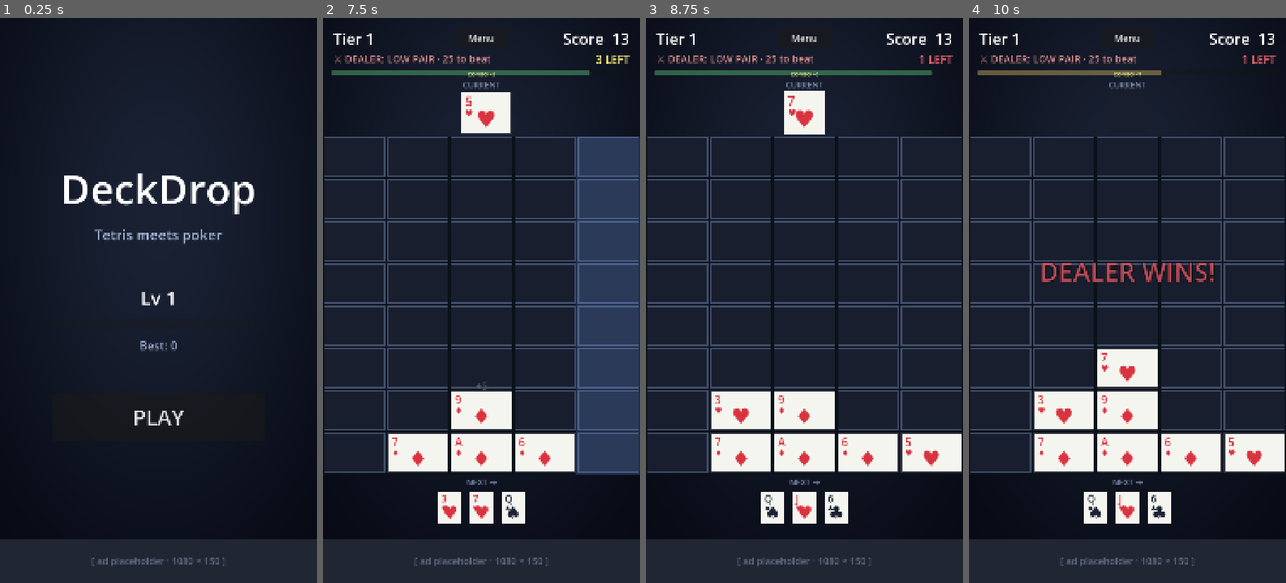
Above: before the commit, frames 1-4 (left to right).
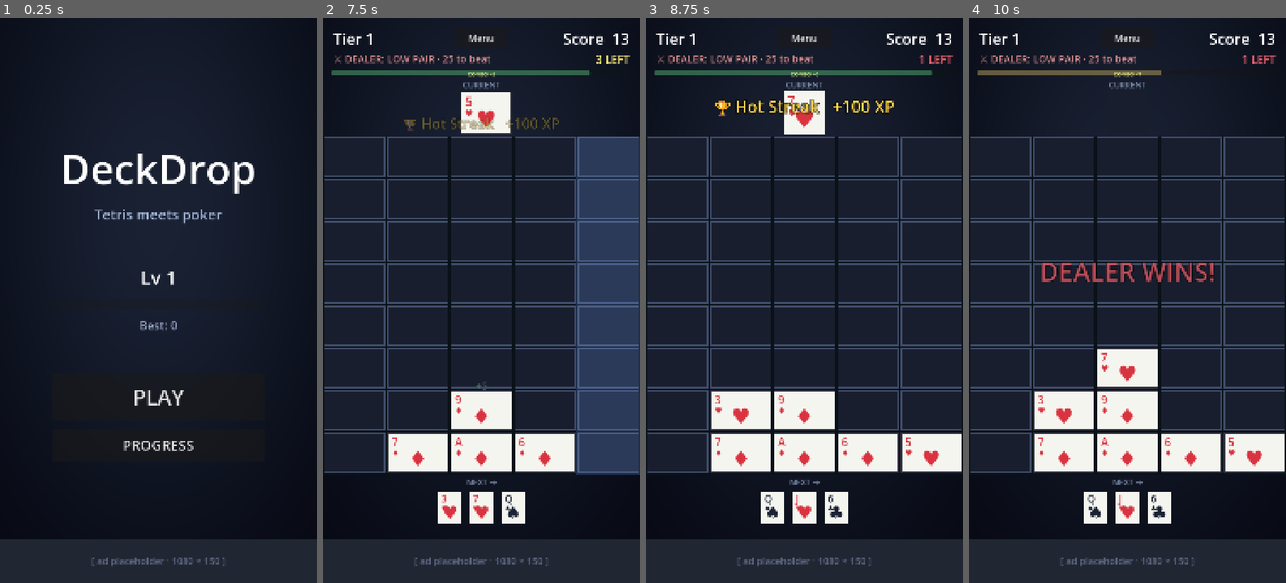
Above: after the commit, the same moments.

Repository: KrisCagle/Godot-CardStack
Game: Godot game, scene res://scenes/Title.tscn
Same seed, same stepped clock (60 frames per second), same inputs: the game is played once before the commit and once after it.
Inputs (mouse positions are in pixels of both pictures, inside the frame that each line leads up to):
- Up to frame 1 (0.25 s): no input
- Up to frame 2 (7.5 s): click (481, 447) at 0.5 s, where only the run after the commit has a clickable "PROGRESS"; click (481, 509) at 1.25 s, where only the run after the commit has a clickable "BACK"; click "PLAY" at 2 s; click "Menu" at 2.75 s; click "PLAY" at 3.5 s; tap Enter at 4.25 s; move the mouse to (481, 306) at 4.27 s; click (481, 306) at 4.42 s; move the mouse to (418, 328) at 5.02 s; click (418, 328) at 5.17 s; move the mouse to (513, 176) at 5.77 s; click (513, 176) at 5.92 s; move the mouse to (465, 413) at 6.52 s; click (465, 413) at 6.67 s; move the mouse to (576, 385) at 7.27 s; click (576, 385) at 7.42 s
- Up to frame 3 (8.75 s): move the mouse to (709, 215) at 8.02 s; click (709, 215) at 8.17 s
- Up to frame 4 (10 s): move the mouse to (1143, 300) at 8.77 s; click (1143, 300) at 8.92 s; move the mouse to (1079, 159) at 9.52 s; click (1079, 159) at 9.67 s

The runs differ from the first frame. In frame 1, 4.1% of the frame differs, in the area x 20-81%, y 24-77%; in frame 2, 0.4%; in frame 3, 0.7%; in frame 4, nothing differs.

Commit message:
Add achievements + lifetime stats with Progress panel
SaveData extensions:
  - stats: dict of lifetime counters (runs, score, cards placed, hands
    cleared, jokers, bombs, highest_combo, best dealer tier, best
    cascade tier, longest run). DEFAULT_STATS auto-migrates old saves.
  - achievements: dict of id -> claimed bool.
  - Helpers: get_stat, increment_stat, update_max_stat,
    claim_achievement, is_achievement_unlocked, unlocked_achievement_count.

Achievements (scripts/achievements.gd): static registry of 9 entries
{id, name, desc, xp}. From easy (First Blood +50) to hard (Royalty
+500). Centenarian at player Lv 10 rewards long-term play.

game.gd event hooks:
  - bombs_away on bomb detonation
  - wild_thing when a scoring group contains a Joker
  - hot_streak on combo ≥5 (centralized into new _update_combo_state
    so bomb + normal paths share the rule)
  - first_dealer / marathon on dealer round outcomes
  - triple_cascade when cascade reaches tier 3
  - big_spender when score crosses 5,000
  - royal_flush on a Royal Flush clear
  - centenarian on end-of-run if level ≥10

Achievement unlock → gold "🏆 NAME +N XP" toast mid-screen, awards XP,
prints to console. Stats counters update during play; SaveData persists
on every change.

ProgressPanel (scenes/ProgressPanel.tscn + scripts/progress_panel.gd):
modal overlay with two sections — Lifetime Stats (label/value rows
for all 11 stats) and Achievements (scrolling list with locked/unlocked
styling and an "N / 9 UNLOCKED" header). Populates from SaveData each
time it's shown. Title gets a PROGRESS button below PLAY that lazy-
instances the panel.

Diff:
--- /dev/null
+++ b/DeckDrop/scenes/ProgressPanel.tscn
@@ -0,0 +1,98 @@
+[gd_scene load_steps=2 format=3 uid="uid://deckdrop_progress"]
+
+[ext_resource type="Script" path="res://scripts/progress_panel.gd" id="1_progress"]
+
+[node name="ProgressPanel" type="Control"]
+layout_mode = 3
+anchors_preset = 15
+anchor_right = 1.0
+anchor_bottom = 1.0
+script = ExtResource("1_progress")
+
+[node name="Backdrop" type="ColorRect" parent="."]
+layout_mode = 1
+anchors_preset = 15
+anchor_right = 1.0
+anchor_bottom = 1.0
+color = Color(0, 0, 0, 0.78)
+
+[node name="Panel" type="Panel" parent="."]
+layout_mode = 1
+anchor_left = 0.5
+anchor_top = 0.5
+anchor_right = 0.5
+anchor_bottom = 0.5
+offset_left = -480.0
+offset_top = -820.0
+offset_right = 480.0
+offset_bottom = 820.0
+
+[node name="VBox" type="VBoxContainer" parent="Panel"]
+layout_mode = 1
+anchors_preset = 15
+anchor_right = 1.0
+anchor_bottom = 1.0
+offset_left = 50.0
+offset_top = 50.0
+offset_right = -50.0
+offset_bottom = -50.0
+theme_override_constants/separation = 18
+
+[node name="Title" type="Label" parent="Panel/VBox"]
+layout_mode = 2
+text = "PROGRESS"
+horizontal_alignment = 1
+theme_override_font_sizes/font_size = 80
+
+[node name="StatsSection" type="VBoxContainer" parent="Panel/VBox"]
+layout_mode = 2
+theme_override_constants/separation = 6
+
+[node name="StatsTitle" type="Label" parent="Panel/VBox/StatsSection"]
+layout_mode = 2
+modulate = Color(0.55, 0.62, 0.78, 1)
+text = "LIFETIME STATS"
+horizontal_alignment = 1
+theme_override_font_sizes/font_size = 32
+
+[node name="StatsVBox" type="VBoxContainer" parent="Panel/VBox/StatsSection"]
+layout_mode = 2
+theme_override_constants/separation = 4
+
+[node name="Spacer" type="Control" parent="Panel/VBox"]
+custom_minimum_size = Vector2(0, 16)
+layout_mode = 2
+
+[node name="AchievementsSection" type="VBoxContainer" parent="Panel/VBox"]
+layout_mode = 2
+size_flags_vertical = 3
+theme_override_constants/separation = 6
+
+[node name="AchievementsTitle" type="Label" parent="Panel/VBox/AchievementsSection"]
+layout_mode = 2
+modulate = Color(0.55, 0.62, 0.78, 1)
+text = "ACHIEVEMENTS"
+horizontal_alignment = 1
+theme_override_font_sizes/font_size = 32
+
+[node name="UnlockedLabel" type="Label" parent="Panel/VBox/AchievementsSection"]
+layout_mode = 2
+modulate = Color(0.70, 0.78, 0.92, 1)
+text = "0 / 9 UNLOCKED"
+horizontal_alignment = 1
+theme_override_font_sizes/font_size = 24
+
+[node name="AchievementsScroll" type="ScrollContainer" parent="Panel/VBox/AchievementsSection"]
+layout_mode = 2
+size_flags_vertical = 3
+
+[node name="AchievementsVBox" type="VBoxContainer" parent="Panel/VBox/AchievementsSection/AchievementsScroll"]
+layout_mode = 2
+size_flags_horizontal = 3
+theme_override_constants/separation = 8
+
+[node name="BackButton" type="Button" parent="Panel/VBox"]
+custom_minimum_size = Vector2(0, 120)
+layout_mode = 2
+text = "BACK"
+theme_override_font_sizes/font_size = 48
--- a/DeckDrop/scenes/Title.tscn
+++ b/DeckDrop/scenes/Title.tscn
@@ -82,6 +82,12 @@
 text = "PLAY"
 theme_override_font_sizes/font_size = 72
 
+[node name="ProgressButton" type="Button" parent="CenterColumn"]
+custom_minimum_size = Vector2(0, 110)
+layout_mode = 2
+text = "PROGRESS"
+theme_override_font_sizes/font_size = 48
+
 [node name="AdPlaceholder" type="ColorRect" parent="."]
 layout_mode = 1
 anchors_preset = 12
--- /dev/null
+++ b/DeckDrop/scripts/achievements.gd
@@ -0,0 +1,24 @@
+class_name Achievements
+extends RefCounted
+## Static achievement registry. Each entry: {id, name, desc, xp}.
+## game.gd calls SaveData.claim_achievement(id) at the right event; if claimed
+## for the first time, the caller awards `xp` and shows the unlock popup.
+
+const LIST := [
+	{"id": "first_dealer",  "name": "First Blood",   "desc": "Beat your first dealer round",   "xp": 50},
+	{"id": "wild_thing",    "name": "Wild Thing",    "desc": "Score a hand using a Joker",     "xp": 75},
+	{"id": "bombs_away",    "name": "Bombs Away",    "desc": "Detonate your first Bomb",       "xp": 50},
+	{"id": "hot_streak",    "name": "Hot Streak",    "desc": "Reach combo ×5",                 "xp": 100},
+	{"id": "triple_cascade","name": "Avalanche",     "desc": "Trigger a 3-tier cascade",       "xp": 100},
+	{"id": "big_spender",   "name": "Big Spender",   "desc": "Score 5,000 in one run",         "xp": 200},
+	{"id": "marathon",      "name": "Marathon",      "desc": "Survive to dealer tier 5",       "xp": 200},
+	{"id": "royal_flush",   "name": "Royalty",       "desc": "Clear a Royal Flush",            "xp": 500},
+	{"id": "centenarian",   "name": "Centenarian",   "desc": "Reach player level 10",          "xp": 300},
+]
+
+
+static func by_id(id: String) -> Dictionary:
+	for a in LIST:
+		if String(a.id) == id:
+			return a
+	return {}
--- a/DeckDrop/scripts/game.gd
+++ b/DeckDrop/scripts/game.gd
@@ -15,6 +15,10 @@
 ## Game over: triggered by column overflow OR dealer-round loss. End-of-run
 ## hands XP to SaveData (score/100 + first-time-hand bonuses) and shows the
 ## GameOverPanel with the relevant reason.
+##
+## Lifetime stats + Achievements: events through the run feed into SaveData
+## counters and unlock checks. Newly-unlocked achievements pop a gold toast
+## mid-screen and grant their bonus XP immediately.
 
 const PREVIEW_SIZE := 3
 const DROP_DURATION := 0.26
@@ -72,7 +76,8 @@
 var _dealer_target: Dictionary = {}
 var _round_placements: int = 0
 var _round_best_score: int = 0
-var _dealer_tier: int = 1  # what tier dealer is currently scaled to
+var _dealer_tier: int = 1
+var _run_placements: int = 0  # total placements this run (for stats)
 
 var _shake_tween: Tween = null
 var _shake_orig: Vector2 = Vector2.ZERO
@@ -105,10 +110,10 @@
 	_round_best_score = 0
 	_dealer_tier = 1
 	_dealer_target = Dealer.target_for_tier(_dealer_tier)
+	_run_placements = 0
 	_displayed_score = 0
 	if _score_tween != null and _score_tween.is_valid():
 		_score_tween.kill()
-	# Now draw initial hand (tier-aware so specials can appear from card 1).
 	_preview.clear()
 	for i in PREVIEW_SIZE:
 		_preview.append(_draw_card_with_specials())
@@ -131,7 +136,6 @@
 	if _is_animating or _game_over or _current == null:
 		return
 
-	# Bombs follow a different placement path: drop into any column, clear it.
 	if _current.is_bomb:
 		await _drop_bomb(col)
 		return
@@ -141,13 +145,7 @@
 		print("[game] column %d full" % col)
 		return
 
-	# Combo update happens BEFORE scoring so the cascade picks up the new value.
-	if _combo_timer > 0.0:
-		_combo += 1
-		if _combo == 2:
-			Sfx.play("combo")
-	else:
-		_combo = 1
+	_update_combo_state()
 
 	_is_animating = true
 	var placed := _current
@@ -155,6 +153,7 @@
 	Sfx.play("place")
 	playfield.place_card(placed, col)
 	_apply_placement_bonuses(col, target_row, placed)
+	_on_placement_recorded(placed)
 	await _process_cascades()
 	_check_tier_up()
 
@@ -162,7 +161,6 @@
 		_end_run("column_overflow")
 		return
 
-	# Dealer round
 	_round_placements += 1
 	if _round_placements >= ROUND_LENGTH:
 		await _evaluate_round()
@@ -206,6 +204,9 @@
 			break
 		cascade_tier += 1
 		Sfx.play("clear")
+		SaveData.update_max_stat("highest_cascade_tier", cascade_tier)
+		if cascade_tier >= 3:
+			_try_achievement("triple_cascade")
 		var tier_mult := 1.0 + float(cascade_tier - 1) * 0.5
 		if cascade_tier >= 2:
 			_shake(7.0, 0.18)
@@ -222,6 +223,17 @@
 			if earned > _round_best_score:
 				_round_best_score = earned
 			_hands_seen_this_run[String(g.name)] = int(_hands_seen_this_run.get(g.name, 0)) + 1
+			SaveData.increment_stat("total_hands_cleared")
+
+			# Achievement: Royal Flush ever, Wild Thing if a Joker contributed.
+			if int(g.rank) == HandEvaluator.HandRank.ROYAL_FLUSH:
+				_try_achievement("royal_flush")
+			for cell in g.cells:
+				var p: Vector2i = cell
+				var c: Card = playfield.card_at(p.x, p.y)
+				if c != null and c.is_joker:
+					_try_achievement("wild_thing")
+					break
 
 			print("[score] %s (%s) %d × tier %.1f × combo %.1f → %d  (total %d)" \
 				% [g.name, g.axis, g.score, tier_mult, combo_mult, earned, score])
@@ -232,6 +244,8 @@
 				_shake(14.0, 0.30)
 
 		_refresh_score()
+		if score >= 5000:
+			_try_achievement("big_spender")
 
 		var seen: Dictionary = {}
 		var unique_cells: Array = []
@@ -240,7 +254,6 @@
 				seen[c] = true
 				unique_cells.append(c)
 
-		# Hold so the glow is visible before cells vanish.
 		await get_tree().create_timer(0.18).timeout
 		_spawn_clear_particles(unique_cells)
 		playfield.clear_cells(unique_cells)
@@ -249,28 +262,28 @@
 		await get_tree().create_timer(GRAVITY_DELAY).timeout
 
 
-# Evaluates the dealer round. Caller awaits — may end the run if player lost.
 func _evaluate_round() -> void:
 	var dealer_score: int = int(_dealer_target.get("score", 0))
 	var dealer_name: String = String(_dealer_target.get("name", "?"))
 
 	if _round_best_score > dealer_score:
-		# Win
 		var bonus := int(round(float(dealer_score) * 0.5))
 		score += bonus
 		_refresh_score()
 		print("[dealer] %s (%d) BEATEN with %d → +%d bonus" \
 			% [dealer_name, dealer_score, _round_best_score, bonus])
 		Sfx.play("win")
+		_try_achievement("first_dealer")
 		_spawn_dealer_popup("BEAT DEALER  +%d" % bonus, Color(0.45, 1.0, 0.65))
 		_shake(10.0, 0.22)
 		await get_tree().create_timer(0.55).timeout
-		# Scale up dealer for next round.
 		_dealer_tier += 1
 		_dealer_target = Dealer.target_for_tier(_dealer_tier)
+		SaveData.update_max_stat("highest_dealer_tier", _dealer_tier)
+		if _dealer_tier >= 5:
+			_try_achievement("marathon")
 		_show_round_splash("ROUND %d" % _dealer_tier)
 	else:
-		# Lose — game over
 		print("[dealer] %s (%d) WINS — best %d not enough" \
 			% [dealer_name, dealer_score, _round_best_score])
 		Sfx.play("lose")
@@ -306,6 +319,13 @@
 	var previous_level: int = SaveData.level
 	var add_result: Dictionary = SaveData.add_xp(total_xp)
 	var is_new_best: bool = SaveData.record_score(score, _today_date())
+
+	# Lifetime stat rollup
+	SaveData.increment_stat("total_runs")
+	SaveData.increment_stat("total_score", score)
+	SaveData.update_max_stat("longest_run_placements", _run_placements)
+	if SaveData.level >= 10:
+		_try_achievement("centenarian")
 
 	print("[run] over (%s) · score %d · xp +%d (score %d + hands %d)" \
 		% [reason, score, total_xp, xp_from_score, first_time_bonus])
@@ -362,9 +382,6 @@
 	_preview[PREVIEW_SIZE - 1] = _draw_card_with_specials()
 
 
-# Draws the next card, occasionally substituting a Joker or Bomb. Chance scales
-# with the player's current tier: 2.5% at T1 climbing to ~6% at T8+. Among
-# specials, 60% are Jokers, 40% are Bombs.
 func _draw_card_with_specials() -> Card:
 	var chance := _special_chance_for_tier(_tier)
 	if randf() < chance:
@@ -378,21 +395,12 @@
 	return clampf(0.025 + float(t - 1) * 0.005, 0.025, 0.065)
 
 
-# Bomb path: animates into the column, then clears the whole column. Doesn't
-# score, doesn't trigger cascades, but still counts as a placement for the
-# combo timer and the dealer-round counter.
 func _drop_bomb(col: int) -> void:
 	_is_animating = true
 	var bomb := _current
 
-	if _combo_timer > 0.0:
-		_combo += 1
-		if _combo == 2:
-			Sfx.play("combo")
-	else:
-		_combo = 1
-
-	# Visual target: lowest empty row, or row 0 if column already full.
+	_update_combo_state()
+
 	var visual_row: int = playfield.lowest_empty_row(col)
 	if visual_row < 0:
 		visual_row = 0
@@ -409,6 +417,9 @@
 	Sfx.play("boom")
 	_shake(16.0, 0.36)
 	_spawn_bomb_popup(col)
+	_on_placement_recorded(bomb)
+	SaveData.increment_stat("total_bombs_played")
+	_try_achievement("bombs_away")
 	await get_tree().create_timer(0.30).timeout
 
 	_round_placements += 1
@@ -421,6 +432,72 @@
 	_combo_timer = COMBO_TIME_MAX
 	_refresh()
 	_is_animating = false
+
+
+# Per-placement bookkeeping: stats, joker count.
+func _on_placement_recorded(placed: Card) -> void:
+	_run_placements += 1
+	SaveData.increment_stat("total_cards_placed")
+	if placed != null and placed.is_joker:
+		SaveData.increment_stat("total_jokers_played")
+
+
+# Centralized combo update so the bomb and normal-placement paths share rules.
+# Bumps combo, plays SFX on first crossing into ≥2, claims Hot Streak at ≥5,
+# and updates the lifetime highest_combo stat.
+func _update_combo_state() -> void:
+	if _combo_timer > 0.0:
+		_combo += 1
+		if _combo == 2:
+			Sfx.play("combo")
+		if _combo >= 5:
+			_try_achievement("hot_streak")
+	else:
+		_combo = 1
+	SaveData.update_max_stat("highest_combo", _combo)
+
+
+# Claims an achievement; if newly unlocked, awards its XP and pops the toast.
+func _try_achievement(id: String) -> void:
+	if not SaveData.claim_achievement(id):
+		return
+	var a := Achievements.by_id(id)
+	if a.is_empty():
+		return
+	var xp_award: int = int(a.get("xp", 0))
+	if xp_award > 0:
+		SaveData.add_xp(xp_award)
+	_spawn_achievement_popup(a)
+	print("[achievement] unlocked: %s (+%d xp)" % [String(a.get("name", id)), xp_award])
+
+
+# Mid-screen gold toast for an achievement unlock.
+func _spawn_achievement_popup(a: Dictionary) -> void:
+	var popup := Label.new()
+	popup.text = "🏆 %s   +%d XP" % [String(a.get("name", "")), int(a.get("xp", 0))]
+	popup.add_theme_font_size_override("font_size", 56)
+	popup.add_theme_color_override("font_color", Color(1.0, 0.85, 0.30))
+	popup.add_theme_color_override("font_outline_color", Color(0, 0, 0, 0.95))
+	popup.add_theme_constant_override("outline_size", 12)
+	popup.z_index = 130
+	popup.mouse_filter = Control.MOUSE_FILTER_IGNORE
+	add_child(popup)
+	await get_tree().process_frame
+
+	popup.position = Vector2((size.x - popup.size.x) * 0.5, 320.0)
+	popup.pivot_offset = popup.size * 0.5
+	popup.scale = Vector2(0.45, 0.45)
+	popup.modulate.a = 0.0
+
+	var t := create_tween().set_parallel(true)
+	t.tween_property(popup, "scale", Vector2(1.0, 1.0), 0.30) \
+		.set_trans(Tween.TRANS_BACK).set_ease(Tween.EASE_OUT)
+	t.tween_property(popup, "modulate:a", 1.0, 0.20)
+	t.tween_property(popup, "position:y", 240.0, 1.40).set_delay(0.30)
+	t.tween_property(popup, "modulate:a", 0.0, 0.45).set_delay(1.40)
+
+	await t.finished
+	popup.queue_free()
 
 
 func _spawn_bomb_popup(col: int) -> void:
@@ -487,7 +564,6 @@
 	dealer_info_label.text = "⚔ DEALER: %s · %d to beat" % [dealer_name.to_upper(), dealer_score]
 	var left := ROUND_LENGTH - _round_placements
 	round_counter_label.text = "%d LEFT" % left
-	# Color round counter by urgency
 	if left <= 1:
 		round_counter_label.modulate = Color(1.0, 0.4, 0.45)
 	elif left <= 2:
@@ -542,14 +618,11 @@
 	score += earned
 	_refresh_score()
 
-	# Per-partial popups: each line-partial gets its own labeled float-up.
 	for h in partial_hits:
 		var multiplied := int(round(float(h.bonus) * combo_mult))
 		_spawn_mini_popup("%s +%d" % [String(h.name), multiplied],
 			_center_of_cells(h.cells), h.color)
 
-	# Aggregate adjacency/squares popup at placement cell — only when no
-	# partials fired, otherwise the screen gets noisy with overlapping text.
 	if partial_hits.is_empty():
 		var rect: Rect2 = playfield.cell_local_rect(col, row)
 		var center: Vector2 = playfield.global_position + rect.position + rect.size * 0.5
@@ -557,13 +630,8 @@
 		_spawn_mini_popup("+%d" % earned, center, color)
 
 
-# Returns a list of {name, bonus, color, cells} for every 3-card or 4-card line
-# window containing (col, row) that matches a partial pattern. Skipped if the
-# placed cell or any window cell is a Joker/Bomb (specials don't count toward
-# partials).
 func _detect_partial_hits(col: int, row: int) -> Array:
 	var hits: Array = []
-	# Horizontal windows (3 then 4 cells wide)
 	for size: int in [3, 4]:
 		for offset: int in size:
 			var start_col: int = col - offset
@@ -572,7 +640,6 @@
 			var hit := _check_partial_window(start_col, row, 1, 0, size)
 			if not hit.is_empty():
 				hits.append(hit)
-	# Vertical windows (3 then 4 cells tall)
 	for size: int in [3, 4]:
 		for offset: int in size:
 			var start_row: int = row - offset
@@ -584,9 +651,6 @@
 	return hits
 
 
-# Checks a single window starting at (start_col, start_row) of `size` cells
-# stepping by (dx, dy). Returns {} if not a partial, else the classification
-# dict with `cells` populated.
 func _check_partial_window(start_col: int, start_row: int, dx: int, dy: int, size: int) -> Dictionary:
 	var cells: Array = []
 	var cards: Array = []
@@ -603,9 +667,6 @@
 	return classification
 
 
-# Returns {name, bonus, color}. bonus=0 if cards don't form a partial pattern.
-# 3-card patterns: only Mini Trips (3 same rank).
-# 4-card patterns: Flush+ (4 same suit) or Straight+ (4 consecutive distinct ranks).
 func _classify_partial(cards: Array) -> Dictionary:
 	var size := cards.size()
 	if size == 3:
@@ -687,7 +748,6 @@
 	popup.queue_free()
 
 
-# Big screen-centered popup for dealer round outcomes.
 func _spawn_dealer_popup(text: String, color: Color) -> void:
 	var popup := Label.new()
 	popup.text = text
--- /dev/null
+++ b/DeckDrop/scripts/progress_panel.gd
@@ -0,0 +1,90 @@
+extends Control
+## Progress overlay shown from Title — lifetime stats + achievement list.
+## Lazy-instanced on first open; populates content from SaveData each time
+## it's shown so updates after a run are reflected immediately.
+
+signal close_pressed
+
+@onready var stats_vbox: VBoxContainer = $Panel/VBox/StatsSection/StatsVBox
+@onready var achievements_vbox: VBoxContainer = $Panel/VBox/AchievementsSection/AchievementsScroll/AchievementsVBox
+@onready var unlocked_label: Label = $Panel/VBox/AchievementsSection/UnlockedLabel
+@onready var back_button: Button = $Panel/VBox/BackButton
+
+
+func _ready() -> void:
+	back_button.pressed.connect(_on_back)
+	visible = false
+
+
+func show_progress() -> void:
+	_populate_stats()
+	_populate_achievements()
+	visible = true
+	modulate.a = 0.0
+	var t := create_tween()
+	t.tween_property(self, "modulate:a", 1.0, 0.22)
+
+
+func hide_progress() -> void:
+	visible = false
+
+
+func _populate_stats() -> void:
+	for c in stats_vbox.get_children():
+		c.queue_free()
+	var rows := [
+		["Runs Played",        SaveData.get_stat("total_runs")],
+		["Best Score",         SaveData.best_score],
+		["Total Score",        SaveData.get_stat("total_score")],
+		["Cards Placed",       SaveData.get_stat("total_cards_placed")],
+		["Hands Cleared",      SaveData.get_stat("total_hands_cleared")],
+		["Jokers Played",      SaveData.get_stat("total_jokers_played")],
+		["Bombs Detonated",    SaveData.get_stat("total_bombs_played")],
+		["Highest Combo",      "×%d" % SaveData.get_stat("highest_combo")],
+		["Best Cascade Tier",  SaveData.get_stat("highest_cascade_tier")],
+		["Best Dealer Beaten", SaveData.get_stat("highest_dealer_tier")],
+		["Longest Run",        "%d cards" % SaveData.get_stat("longest_run_placements")],
+	]
+	for r in rows:
+		var row := HBoxContainer.new()
+		row.size_flags_horizontal = SIZE_EXPAND_FILL
+		var label := Label.new()
+		label.text = String(r[0])
+		label.add_theme_font_size_override("font_size", 30)
+		label.modulate = Color(0.72, 0.77, 0.90)
+		label.size_flags_horizontal = SIZE_EXPAND_FILL
+		row.add_child(label)
+		var value := Label.new()
+		value.text = str(r[1])
+		value.add_theme_font_size_override("font_size", 30)
+		value.modulate = Color(1.0, 0.95, 0.70)
+		value.horizontal_alignment = HORIZONTAL_ALIGNMENT_RIGHT
+		row.add_child(value)
+		stats_vbox.add_child(row)
+
+
+func _populate_achievements() -> void:
+	for c in achievements_vbox.get_children():
+		c.queue_free()
+	var unlocked := 0
+	for a in Achievements.LIST:
+		var id := String(a.id)
+		var is_open := SaveData.is_achievement_unlocked(id)
+		if is_open:
+			unlocked += 1
+		var row := Label.new()
+		row.add_theme_font_size_override("font_size", 26)
+		row.autowrap_mode = TextServer.AUTOWRAP_WORD_SMART
+		if is_open:
+			row.text = "✓  %s — %s   (+%d XP)" % [String(a.name), String(a.desc), int(a.xp)]
+			row.modulate = Color(1.0, 0.95, 0.70)
+		else:
+			row.text = "🔒  %s   (+%d XP)" % [String(a.desc), int(a.xp)]
+			row.modulate = Color(0.50, 0.55, 0.65)
+		achievements_vbox.add_child(row)
+	unlocked_label.text = "%d / %d UNLOCKED" % [unlocked, Achievements.LIST.size()]
+
+
+func _on_back() -> void:
+	hide_progress()
+	close_pressed.emit()
--- a/DeckDrop/scripts/save_data.gd
+++ b/DeckDrop/scripts/save_data.gd
@@ -1,16 +1,34 @@
 extends Node
-## Persistent meta-progression: level, XP, best scores, daily leaderboard, achievements.
+## Persistent meta-progression: level, XP, best scores, daily leaderboard,
+## first-time-hand achievements, lifetime stats, and unlock achievements.
 ## Autoloaded as `SaveData`.
 
 const SAVE_PATH := "user://savegame.cfg"
+
+const DEFAULT_STATS := {
+	"total_runs": 0,
+	"total_score": 0,
+	"total_cards_placed": 0,
+	"total_hands_cleared": 0,
+	"total_jokers_played": 0,
+	"total_bombs_played": 0,
+	"highest_combo": 0,
+	"highest_dealer_tier": 0,
+	"highest_cascade_tier": 0,
+	"longest_run_placements": 0,
+}
 
 var level: int = 1
 var xp: int = 0
 var total_xp_earned: int = 0
 var best_score: int = 0
-var daily_scores: Dictionary = {}          # "YYYY-MM-DD" -> int (best that day)
-var first_time_hands: Dictionary = {}      # hand_name -> true
+var daily_scores: Dictionary = {}
+var first_time_hands: Dictionary = {}
 var last_daily_login: String = ""
+
+# Lifetime stats and one-shot achievements
+var stats: Dictionary = {}
+var achievements: Dictionary = {}
 
 signal level_up(new_level: int)
 signal xp_changed(xp: int, level: int)
@@ -41,7 +59,6 @@
 	return {"leveled_up": levels_gained > 0, "levels_gained": levels_gained}
 
 
-# Returns true if this is a new daily best for the given date.
 func record_score(score: int, date_str: String) -> bool:
 	var new_daily_best := score > int(daily_scores.get(date_str, 0))
 	if new_daily_best:
@@ -52,7 +69,6 @@
 	return new_daily_best
 
 
-# Returns true the first time this hand type is achieved (caller awards bonus XP).
 func claim_first_time_hand(hand_name: String) -> bool:
 	if first_time_hands.get(hand_name, false):
 		return false
@@ -61,13 +77,56 @@
 	return true
 
 
-# Returns true the first time the player logs in on date_str (caller awards bonus XP).
 func claim_daily_login(date_str: String) -> bool:
 	if last_daily_login == date_str:
 		return false
 	last_daily_login = date_str
 	save_game()
 	return true
+
+
+# Lifetime stat counters --------------------------------------------------------
+
+
+func get_stat(key: String) -> int:
+	return int(stats.get(key, 0))
+
+
+func increment_stat(key: String, by: int = 1) -> void:
+	stats[key] = get_stat(key) + by
+	save_game()
+
+
+func update_max_stat(key: String, value: int) -> void:
+	if value > get_stat(key):
+		stats[key] = value
+		save_game()
+
+
+# Achievements ------------------------------------------------------------------
+
+
+func claim_achievement(id: String) -> bool:
+	if achievements.get(id, false):
+		return false
+	achievements[id] = true
+	save_game()
+	return true
+
+
+func is_achievement_unlocked(id: String) -> bool:
+	return bool(achievements.get(id, false))
+
+
+func unlocked_achievement_count() -> int:
+	var n := 0
+	for a in achievements.values():
+		if bool(a):
+			n += 1
+	return n
+
+
+# Persistence -------------------------------------------------------------------
 
 
 func save_game() -> void:
@@ -79,12 +138,15 @@
 	cfg.set_value("meta", "last_daily_login", last_daily_login)
 	cfg.set_value("meta", "daily_scores", daily_scores)
 	cfg.set_value("meta", "first_time_hands", first_time_hands)
+	cfg.set_value("meta", "stats", stats)
+	cfg.set_value("meta", "achievements", achievements)
 	cfg.save(SAVE_PATH)
 
 
 func load_game() -> void:
 	var cfg := ConfigFile.new()
 	if cfg.load(SAVE_PATH) != OK:
+		_init_stats_defaults()
 		return
 	level = cfg.get_value("meta", "level", 1)
 	xp = cfg.get_value("meta", "xp", 0)
@@ -93,6 +155,17 @@
 	last_daily_login = cfg.get_value("meta", "last_daily_login", "")
 	daily_scores = cfg.get_value("meta", "daily_scores", {})
 	first_time_hands = cfg.get_value("meta", "first_time_hands", {})
+	stats = cfg.get_value("meta", "stats", {})
+	achievements = cfg.get_value("meta", "achievements", {})
+	_init_stats_defaults()
+
+
+# Make sure every default stat key exists (handles forward-migration when we
+# add new stats to an existing save).
+func _init_stats_defaults() -> void:
+	for key in DEFAULT_STATS.keys():
+		if not stats.has(key):
+			stats[key] = DEFAULT_STATS[key]
 
 
 func reset_progress() -> void:
@@ -103,4 +176,7 @@
 	daily_scores = {}
 	first_time_hands = {}
 	last_daily_login = ""
+	stats = {}
+	achievements = {}
+	_init_stats_defaults()
 	save_game()
--- a/DeckDrop/scripts/title.gd
+++ b/DeckDrop/scripts/title.gd
@@ -4,10 +4,15 @@
 @onready var xp_bar: ProgressBar = $CenterColumn/XPBar
 @onready var best_label: Label = $CenterColumn/BestLabel
 @onready var play_button: Button = $CenterColumn/PlayButton
+@onready var progress_button: Button = $CenterColumn/ProgressButton
+
+const PROGRESS_PANEL_SCENE := preload("res://scenes/ProgressPanel.tscn")
+var _progress_panel: Control = null
 
 
 func _ready() -> void:
 	play_button.pressed.connect(_on_play_pressed)
+	progress_button.pressed.connect(_on_progress_pressed)
 	_refresh()
 
 
@@ -21,3 +26,10 @@
 
 func _on_play_pressed() -> void:
 	get_tree().change_scene_to_file("res://scenes/Game.tscn")
+
+
+func _on_progress_pressed() -> void:
+	if _progress_panel == null:
+		_progress_panel = PROGRESS_PANEL_SCENE.instantiate()
+		add_child(_progress_panel)
+	_progress_panel.show_progress()
